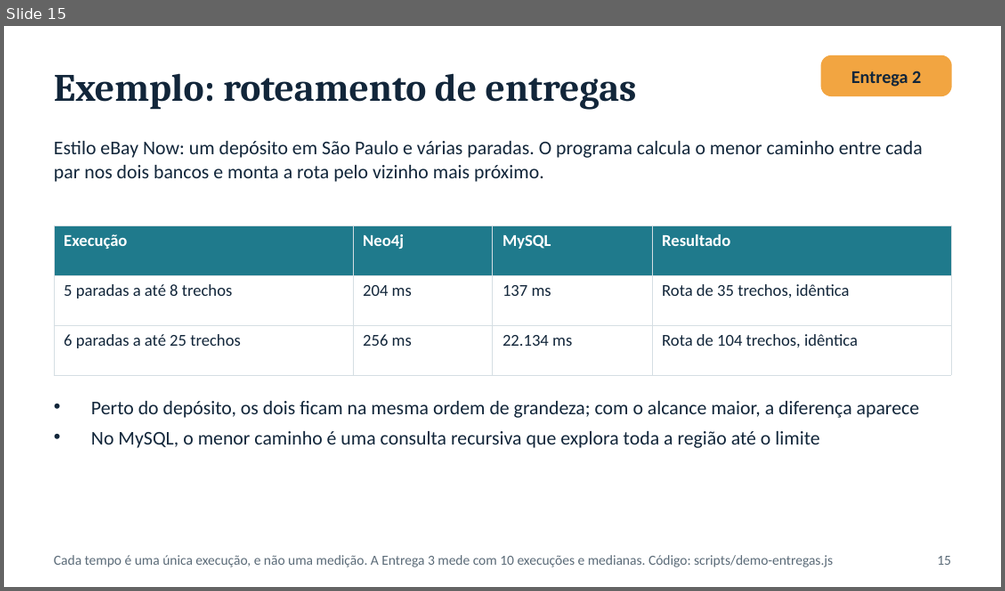
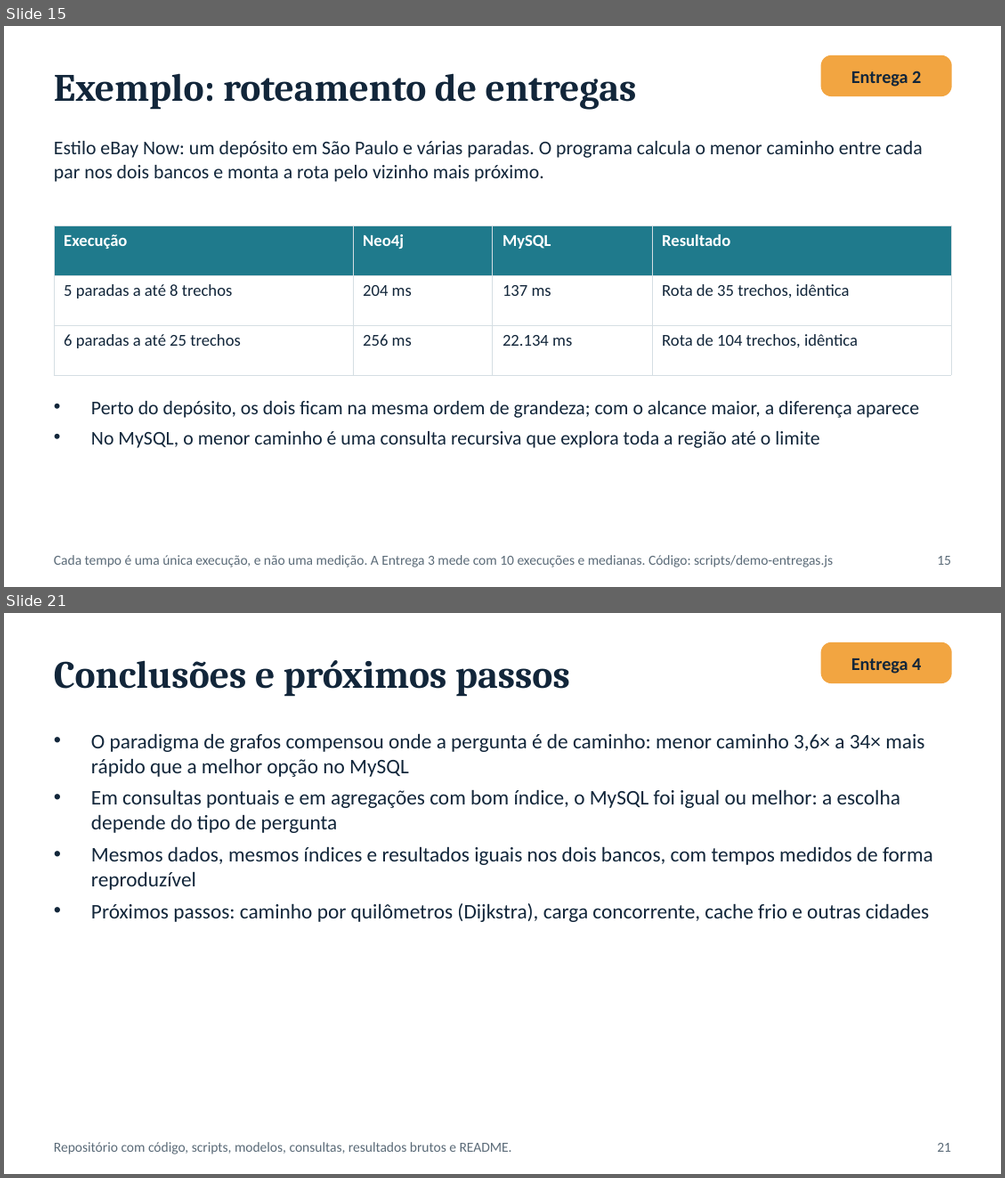
Before and after one commit to Sofyaolvs/projeto3-nosql-grafos, a slide deck: Entrega1-Projeto3-NoSQL-Grafos.pptx. Shown one above the other, each under a label of ours: slide 15 before the commit, slides 15 and 21 after it; the slides between them are not shown. The pictures are 1005x591 and 1005x1178 pixels, drawn with LibreOffice and Linux fonts; fonts in the diff are those of the drawing. Boxes give left, top, right and bottom in pixels: in the first picture for what was removed or moved away, otherwise in the second. Text is boxed around its words. In the diff, an @@ line names an element or a change of style, - is before the commit and + after.

Commit message:
docs: resultados dos experimentos, documento e slides das Entregas 3 e 4, README do app
Resultados brutos (medicoes.csv, resumo.json, ambiente.json) de 1.998 medicoes
em Sao Paulo, com 0 divergencias entre os metodos.
Documento Entrega3e4 gerado a partir dos resultados, 6 slides novos (16 a 21),
capturas do dashboard e README do app com como testar e como apresentar.

```diff
--- a/Entrega1-Projeto3-NoSQL-Grafos.pptx
+++ b/Entrega1-Projeto3-NoSQL-Grafos.pptx
@@ slide 21 added at [4, 613, 1001, 1174], background #FFFFFF @@
@@ text added at [54, 660, 570, 697], 28 pt, text #12263A, bold @@
+Conclusões e próximos passos
@@ rounded rectangle added at [821, 643, 951, 682], fill #F2A541, outline #F2A541 1 pt @@
@@ text added at [851, 658, 921, 674], 13 pt, text #12263A, bold @@
+Entrega 4
@@ text added at [91, 733, 933, 922], 15 pt, text #12263A @@
+• O paradigma de grafos compensou onde a pergunta é de caminho: menor caminho 3,6× a 34× mais rápido que a melhor opção no MySQL
+• Em consultas pontuais e em agregações com bom índice, o MySQL foi igual ou melhor: a escolha depende do tipo de pergunta
+• Mesmos dados, mesmos índices e resultados iguais nos dois bancos, com tempos medidos de forma reproduzível
+• Próximos passos: caminho por quilômetros (Dijkstra), carga concorrente, cache frio e outras cidades
@@ text added at [54, 1142, 512, 1154], 10 pt, text #5B6B78 @@
+Repositório com código, scripts, modelos, consultas, resultados brutos e README.
@@ text added at [937, 1143, 951, 1151], 10 pt, text #5B6B78 @@
+21
```
Also in this commit, not shown: 2 slides changed, 5 other slides added, 12 other files.
